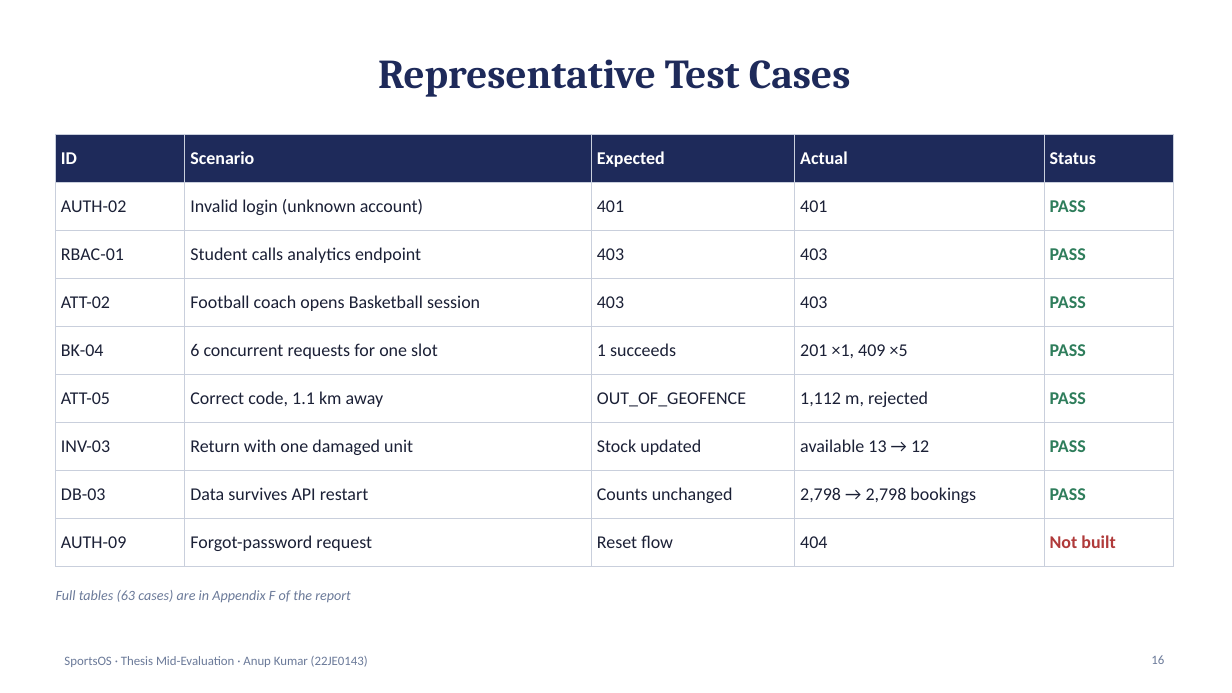
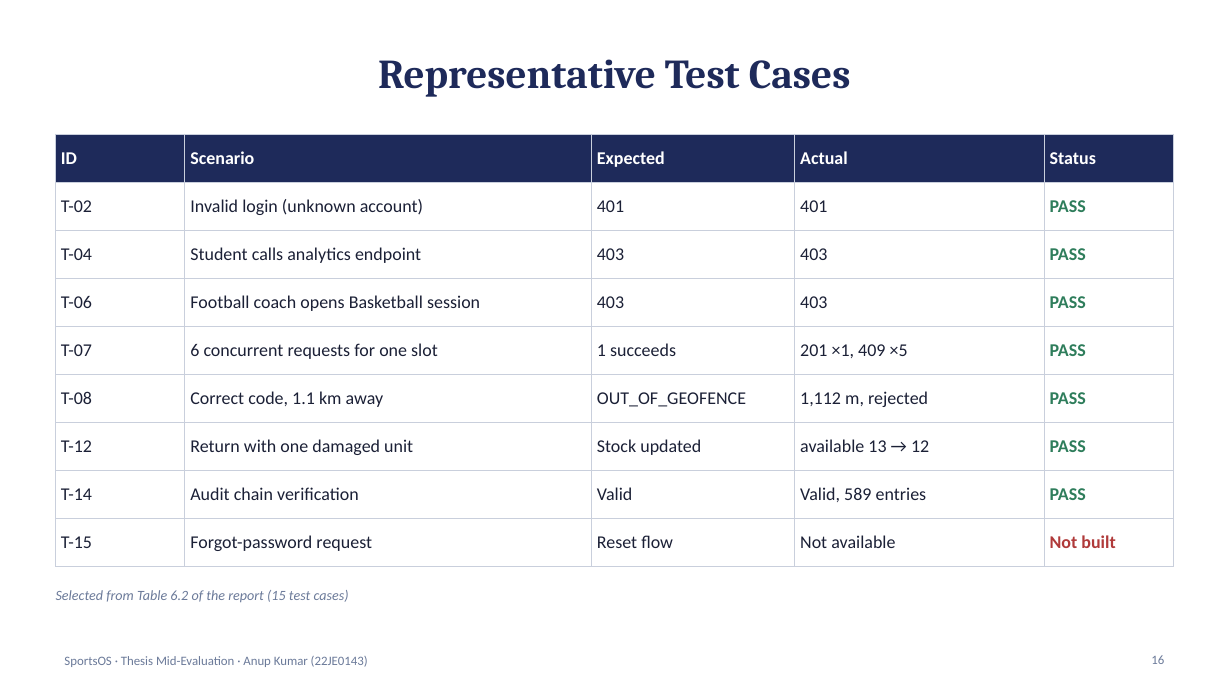
Before and after one commit to anupiit/SportsOs, a slide deck: slide 16 of docs/thesis/mid-evaluation/SportsOS_Mid_Evaluation_Presentation_22JE0143.pptx. Drawn at 1232x693 pixels with LibreOffice and Linux fonts; fonts in the diff are those of the drawing. Boxes give left, top, right and bottom in pixels: in the first picture for what was removed or moved away, otherwise in the second. Text is boxed around its words. In the diff, an @@ line names an element or a change of style, - is before the commit and + after.

```diff
--- a/docs/thesis/mid-evaluation/SportsOS_Mid_Evaluation_Presentation_22JE0143.pptx
+++ b/docs/thesis/mid-evaluation/SportsOS_Mid_Evaluation_Presentation_22JE0143.pptx
@@ table at (55,134,1174,555) @@
-row 2, column 1: AUTH-02
+row 2, column 1: T-02
-row 3, column 1: RBAC-01
+row 3, column 1: T-04
-row 4, column 1: ATT-02
+row 4, column 1: T-06
-row 5, column 1: BK-04
+row 5, column 1: T-07
-row 6, column 1: ATT-05
+row 6, column 1: T-08
-row 7, column 1: INV-03
+row 7, column 1: T-12
-row 8: DB-03 | Data survives API restart | Counts unchanged | 2,798 → 2,798 bookings | PASS
+row 8: T-14 | Audit chain verification | Valid | Valid, 589 entries | PASS
-row 9, column 1: AUTH-09
+row 9, column 1: T-15
-row 9, column 4: 404
+row 9, column 4: Not available
@@ text at (56,590,349,602): text changed @@
-Full tables (63 cases) are in Appendix F of the report
+Selected from Table 6.2 of the report (15 test cases)
```
Also in this commit, not shown: 6 other files.
